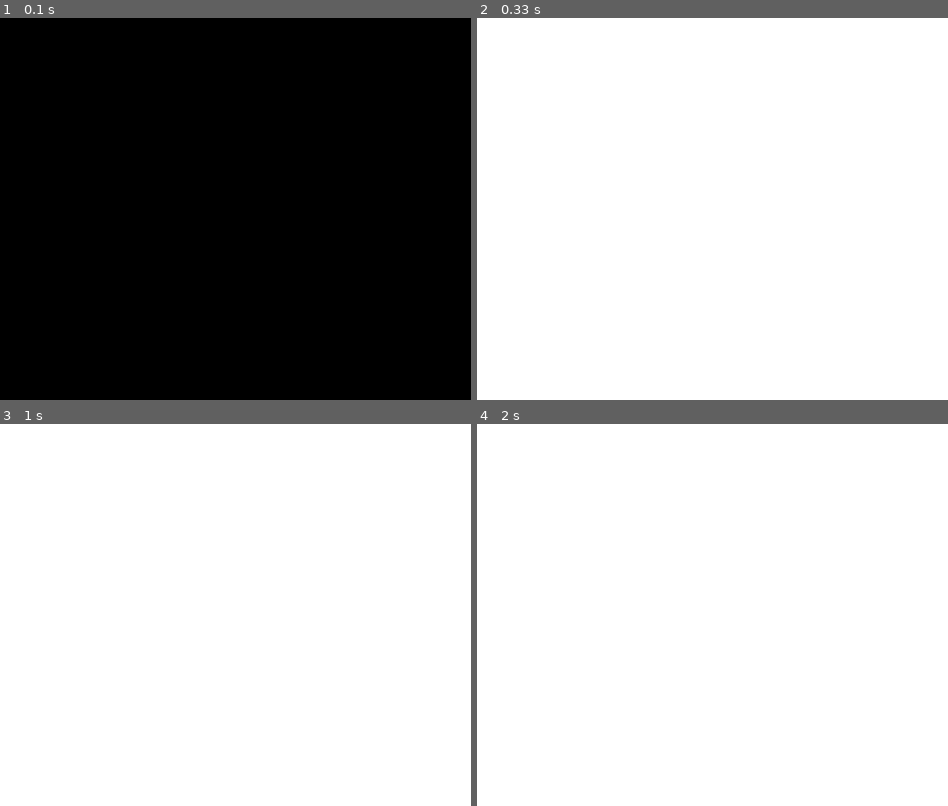
Above: before the commit, frames 1-4 (two rows, left to right).
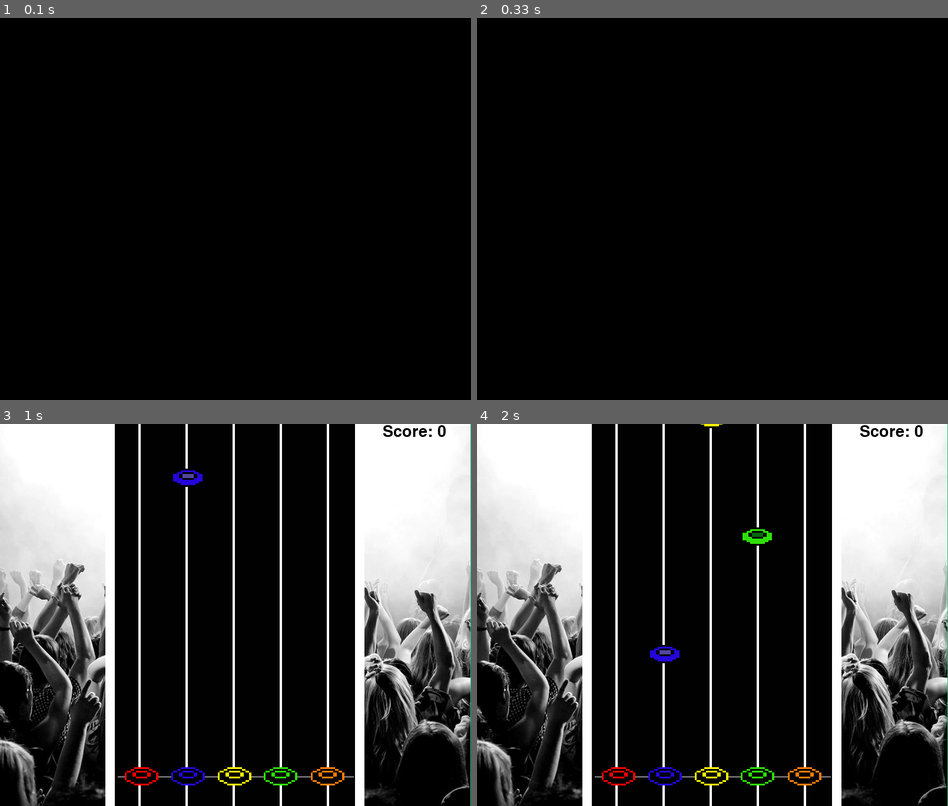
Above: after the commit, the same moments.

Repository: claraluques/projeto-dsoft
Game: pygame game, started from modificacoes_elisa.py
Same seed, same stepped clock (60 frames per second), same inputs: the game is played once before the commit and once after it.
Inputs (mouse positions are in pixels of both pictures, inside the frame that each line leads up to):
- Up to frame 1 (0.1 s): no input
- Up to frame 2 (0.33 s): no input
- Up to frame 3 (1 s): tap Space at 0.33 s; click (131, 576) at 0.75 s
- Up to frame 4 (2 s): tap T at 1 s

Frame 1 is identical in both runs. In frame 2, 100% of the frame differs, in the area x 0-100%, y 0-100%; in frame 3, 77%; in frame 4, 77%.

Commit message:
imagens da nova guitarra e tutorial adicionadas

Diff:
--- a/modificacoes_elisa.py
+++ b/modificacoes_elisa.py
@@ -48,7 +48,7 @@
 
 bg = pygame.image.load("fundofogo.png")
 
-guitarraImg = pygame.image.load('guitarra.png')
+guitarraImg = pygame.image.load('guitarra2.png')
 guitarraImg = pygame.transform.scale(guitarraImg, (800,650))
 
 escolhaImg = pygame.image.load('escolhamusica1.png')
@@ -230,7 +230,7 @@
                     quit()
 
 #        gameDisplay.fill(white)
-        blink('pressioneespaco.png')
+#        blink('pressioneespaco.png')
         largeText = pygame.font.Font('freesansbold.ttf',100)
         TextSurf, TextRect = text_objects("Guitar Student", largeText)
         TextRect.center = ((display_width/2),(display_height/2))
@@ -396,7 +396,7 @@
         imagebutton(display_width-190,570,180,90,'sair1.png','sair2.png', sair_jogo2)
         imagebutton(coluna1,(100+altbot+espaco),largbot,altbot,'rollinginthedeep2.png', 'rollinginthedeep1.png', escolha_modo4)
         imagebutton(coluna1,(100+2*(altbot+espaco)),largbot,altbot,'FiO1.png', 'FiO2.png', escolha_modo5)
-        imagebutton(coluna1,(100+3*(altbot+espaco)),largbot,altbot,'ComWS1.png', ' ComWS2.png', escolha_modo1)
+        imagebutton(coluna1,(100+3*(altbot+espaco)),largbot,altbot,'ComWS1.png', 'ComWS2.png', escolha_modo1)
         imagebutton(coluna2,350,largbot,altbot,'CoD2.png', 'CoD1.png', escolha_modo2)
 
         pygame.display.update()
Binary file added: guitarra2.png
Binary file added: tutorial.png
